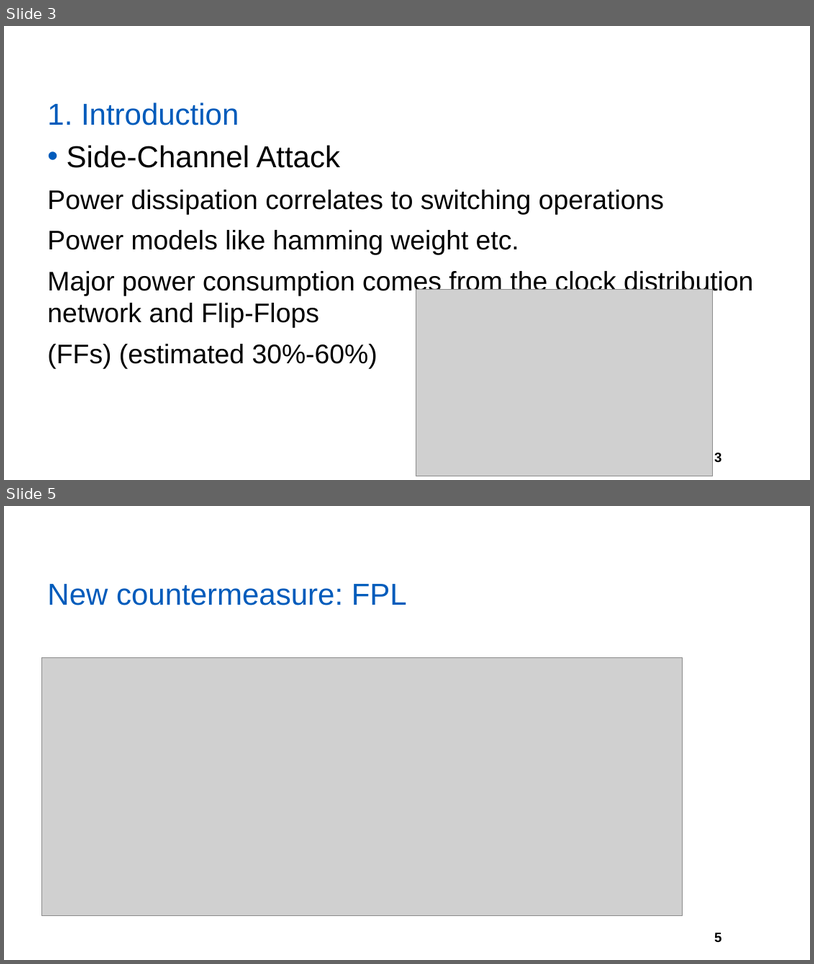
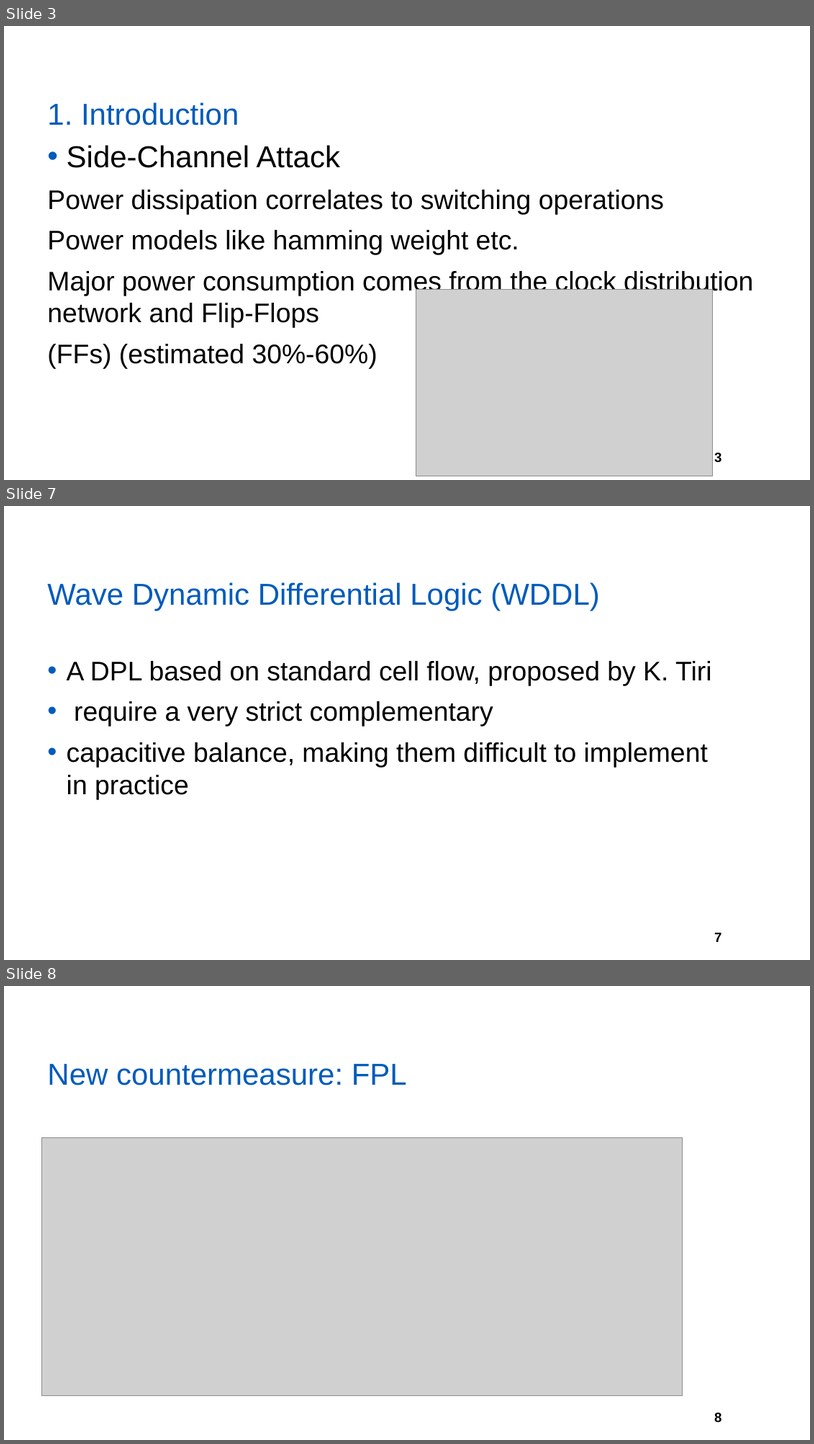
Before and after one commit to yberlin/hello-world, a slide deck: asianhost pre/FPL.pptx. Shown one above the other, each under a label of ours: slides 3 and 5 before the commit, slides 3, 7 and 8 after it; the slides between them are not shown. The pictures are 814x964 and 814x1444 pixels, drawn with LibreOffice and Linux fonts; fonts in the diff are those of the drawing; grey boxes stand for pictures; background and template pictures are left out. Boxes give left, top, right and bottom in pixels: in the first picture for what was removed or moved away, otherwise in the second. Text is boxed around its words. In the diff, an @@ line names an element or a change of style, - is before the commit and + after.

```diff
--- a/asianhost pre/FPL.pptx
+++ b/asianhost pre/FPL.pptx
@@ slide 7 added at (4, 506, 810, 960), background #FFFFFF; not listed: 1 template element that a slide beside it also shows @@
@@ title added at (47, 582, 600, 611), 36 pt, text #005BBB @@
+Wave Dynamic Differential Logic (WDDL)
@@ text added at (67, 661, 712, 799), 32 pt, text #000000 @@
+• A DPL based on standard cell flow, proposed by K. Tiri
+• require a very strict complementary
+• capacitive balance, making them difficult to implement in practice
@@ what was slide 5 is now slide 8 @@
@@ page number at (715, 1411, 722, 1424): text changed @@
-5
+8
```
Also in this commit, not shown: 5 slides changed, 7 other slides added.
